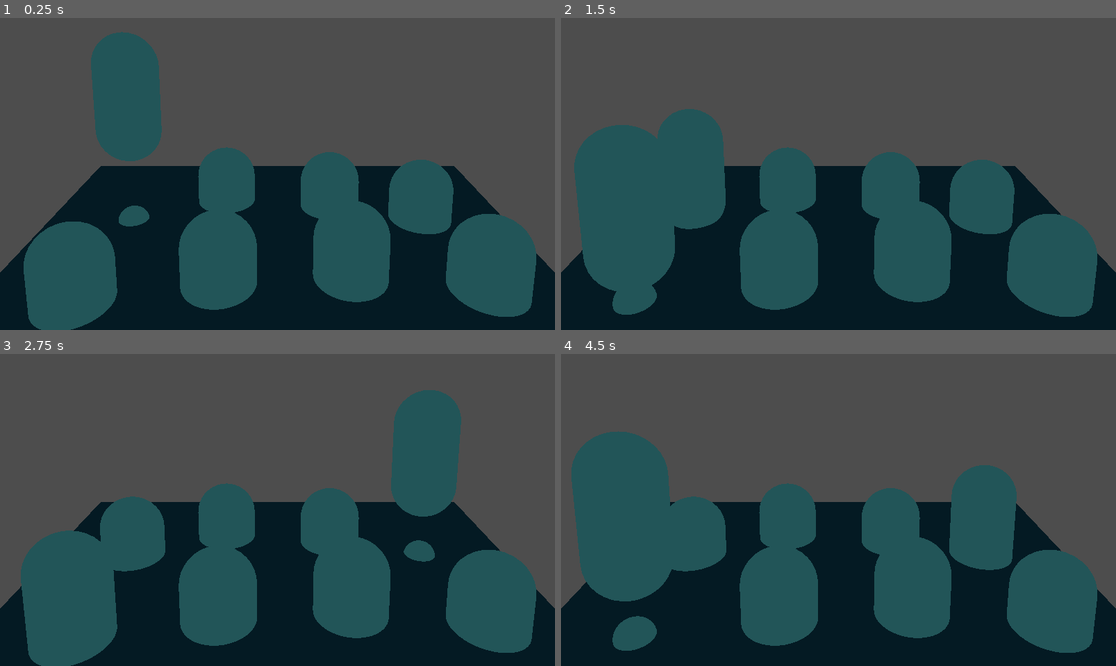
Above: before the commit, frames 1-4 (two rows, left to right).
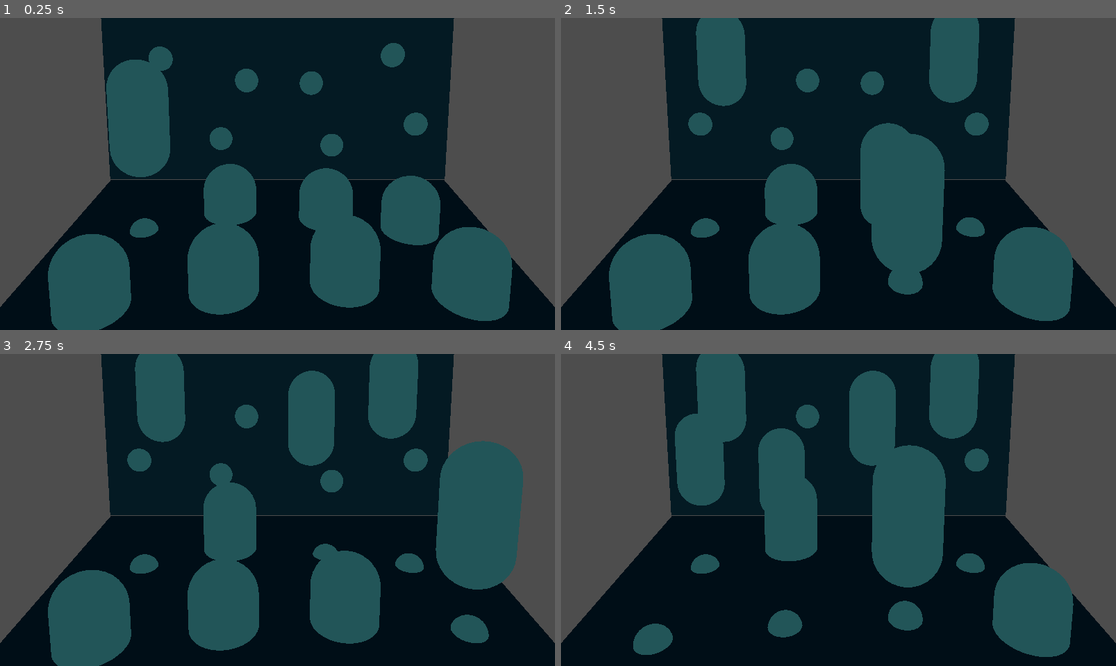
Above: after the commit, the same moments.

Repository: Wake1st/GomiMoni
Game: Godot game, scene res://testing/ui/test_shop.tscn
Two runs of this game, one before a commit and one after it. Both use one fixed random seed, a clock stepped at 60 frames per second and the inputs below. The project has no main scene, so this scene is started directly.
Inputs:
- Up to frame 1 (0.25 s): no input
- Up to frame 2 (1.5 s): tap Enter (ui_accept) at 0.5, 0.77 s; hold Right (ui_right) 0.53-1.28 s; tap X (swap_character_next) at 0.6 s; hold Down (ui_down) from 1.28 s (still down); tap Z (swap_character_prev) at 1.35 s
- Up to frame 3 (2.75 s): tap Enter (ui_accept) at 1.52 s; release Down (ui_down) at 2.03 s; hold Right (ui_right) from 2.03 s (still down); hold 1 from 2.03 s (still down)
- Up to frame 4 (4.5 s): release Right (ui_right) at 2.78 s; release 1 at 2.78 s; hold Up (ui_up) 2.78-3.53 s; tap 2 at 2.85 s; tap Enter (ui_accept) at 3.02, 3.77 s; hold 3 3.53-4.28 s; hold Left (ui_left) from 3.53 s (still down); tap X (swap_character_next) at 4.35 s

The runs differ from the first frame. In frame 1, 39% of the frame differs, in the area x 0-100%, y 0-100%; in frame 2, 48%; in frame 3, 48%; in frame 4, 52%, in the area x 0-100%, y 0-98%.

Commit message:
purchased items move to bought slots

Diff:
--- /dev/null
+++ b/assets/materials/deep.tres
@@ -0,0 +1,5 @@
+[gd_resource type="StandardMaterial3D" format=3 uid="uid://cldctws136eal"]
+
+[resource]
+albedo_color = Color(0.109804, 0.121569, 0.168627, 1)
+metallic_specular = 0.0
--- a/testing/ui/test_shop.tscn
+++ b/testing/ui/test_shop.tscn
@@ -15,6 +15,6 @@
 environment = SubResource("Environment_6525u")
 
 [node name="Camera3D" type="Camera3D" parent="."]
-transform = Transform3D(1, 0, 0, 0, 0.986332, 0.164772, 0, -0.164772, 0.986332, 0, 2.27354, 2.76477)
+transform = Transform3D(1, 0, 0, 0, 0.989394, 0.145254, 0, -0.145254, 0.989394, 0, 2.35546, 2.97583)
 fov = 40.0
 size = 2.25709
--- /dev/null
+++ b/ui/shop/bought_slot.gd
@@ -0,0 +1,21 @@
+class_name BoughtSlot
+extends Node3D
+
+
+const PURCHASE_DURATION: float = 0.6
+
+var item: Trash
+var purchaseTween: Tween
+
+
+func store_item(trash:Trash, initialPosition: Vector3) -> void:
+	item = trash
+
+	# ensure position doesn't shift
+	add_child(trash)
+	trash.global_position = global_position + initialPosition
+
+	# slowly move trash to bought slot
+	purchaseTween = create_tween()
+	purchaseTween.tween_property(trash, "global_position", global_position, PURCHASE_DURATION)
+	purchaseTween.set_ease(Tween.EASE_IN_OUT)
--- /dev/null
+++ b/ui/shop/bought_slot.tscn
@@ -0,0 +1,13 @@
+[gd_scene load_steps=3 format=3 uid="uid://bchrdmdj5c21d"]
+
+[ext_resource type="Script" uid="uid://br1fumylpscv3" path="res://ui/shop/bought_slot.gd" id="1_chm74"]
+
+[sub_resource type="SphereMesh" id="SphereMesh_84h7y"]
+radius = 0.1
+height = 0.2
+
+[node name="BoughtSlot" type="Node3D"]
+script = ExtResource("1_chm74")
+
+[node name="MeshInstance3D" type="MeshInstance3D" parent="."]
+mesh = SubResource("SphereMesh_84h7y")
--- a/ui/shop/shop.gd
+++ b/ui/shop/shop.gd
@@ -3,23 +3,30 @@
 
 
 const SLOTS_PER_ROW: int = 4
-const BUMP_TIME: float = 0.2
+const FOCUS_TIME: float = 0.2
 
 @onready var trashScene = preload("res://ui/shop/trash.tscn")
 @onready var slotsParent: Node = $ShopSlots
+@onready var boughtParent = $BoughtSlots
 
 var trashItems: Array[Trash] = []
 var shopSlots: Array[ShopSlot] = []
+var boughtSlots: Array[BoughtSlot] = []
 
 var focusedIndex: int = 0
 var focusedSlot: ShopSlot
-var bumpTimer: float = BUMP_TIME
+var focusTimer: float = FOCUS_TIME
+
+var itemCount: int
+var isSoldOut: bool = false
 
 
 func _ready():
 	# setup the slots for ui control
 	for child in slotsParent.get_children():
 		shopSlots.push_back(child)
+	for child in boughtParent.get_children():
+		boughtSlots.push_back(child)
 
 	# fill the slots with trash
 	for slot in shopSlots:
@@ -31,32 +38,64 @@
 	focusedSlot = shopSlots[0]
 	focusedSlot.focus()
 
+	# set number of items for sale
+	itemCount = shopSlots.size()
+
 
 func _process(delta):
-	var ui_selection = UIController.get_selection()
-	if ui_selection == UIController.SELECTION.ACCEPT:
-		# do acceptance
-		pass
-	elif ui_selection == UIController.SELECTION.CANCEL:
+	var uiSelection = UIController.get_selection()
+	if uiSelection == UIController.SELECTION.CANCEL:
 		# do cancel
 		pass
 
-	# reduce bump time
-	if bumpTimer > 0.0:
-		bumpTimer -= delta
+	# before any interactions, check the store inventory
+	if isSoldOut:
+		return
 
-	# check focus
-	var ui_direction = UIController.get_direction()
-	if ui_direction != Vector2.ZERO and bumpTimer < 0.0:
-		# set new index
-		focusedIndex += ui_direction.x
-		focusedIndex -= ui_direction.y * SLOTS_PER_ROW
+	# attempt a trash purchase
+	if uiSelection == UIController.SELECTION.ACCEPT:
+		# TODO: validate Moni before purchase
+
+		# move the bought item
+		var boughtSlot = boughtSlots[focusedIndex]
+		var relativePosition = focusedSlot.get_trash_position() - boughtSlot.global_position
+		boughtSlot.store_item(focusedSlot.remove_trash(), relativePosition)
+
+		# shift to a new focus
+		refocus(Vector2(1,0), true)
+
+	# reduce focus timer
+	if focusTimer > 0.0:
+		focusTimer -= delta
+
+	# attempt to focus on new trash
+	var uiDirection = UIController.get_direction()
+	if uiDirection != Vector2.ZERO and focusTimer < 0.0:
+		refocus(uiDirection)
+
+		# reset the focus timer
+		focusTimer = FOCUS_TIME
+
+
+func refocus(direction: Vector2, isPurchased: bool = false) -> void:
+	# iterate index
+	var slotsChecked: int = 0
+	while(true):
+		if slotsChecked < itemCount:
+			slotsChecked += 1
+		else:
+			isSoldOut = true
+			return
+
+		focusedIndex += (direction.x as int)
+		focusedIndex -= (direction.y as int) * SLOTS_PER_ROW
 		focusedIndex %= shopSlots.size()
 
-		# swap focus
+		if !shopSlots[focusedIndex].is_empty():
+			break
+
+	# swap focus
+	if !isPurchased:
 		focusedSlot.unfocus()
-		focusedSlot = shopSlots[focusedIndex]
-		focusedSlot.focus()
-
-		# reset the bump timer
-		bumpTimer = BUMP_TIME
+	focusedSlot = shopSlots[focusedIndex]
+	focusedSlot.focus()
--- a/ui/shop/shop.tscn
+++ b/ui/shop/shop.tscn
@@ -1,19 +1,25 @@
-[gd_scene load_steps=5 format=3 uid="uid://dsknet41108fj"]
+[gd_scene load_steps=8 format=3 uid="uid://dsknet41108fj"]
 
 [ext_resource type="Script" uid="uid://djpfr82erssm1" path="res://ui/shop/shop.gd" id="1_mno6o"]
 [ext_resource type="Material" uid="uid://br2vy14cw0nw1" path="res://assets/materials/floor.tres" id="1_recjj"]
 [ext_resource type="PackedScene" uid="uid://bk8oqfaqpbtul" path="res://ui/shop/shop_slot.tscn" id="3_id86m"]
+[ext_resource type="Material" uid="uid://cldctws136eal" path="res://assets/materials/deep.tres" id="4_n5hkn"]
+[ext_resource type="PackedScene" uid="uid://bchrdmdj5c21d" path="res://ui/shop/bought_slot.tscn" id="5_fre4r"]
 
 [sub_resource type="BoxMesh" id="BoxMesh_ln5ss"]
+size = Vector3(3, 1, 2)
+
+[sub_resource type="BoxMesh" id="BoxMesh_5wpfl"]
 material = ExtResource("1_recjj")
-size = Vector3(3, 1, 2)
+size = Vector3(3, 1.4, 0.1)
 
 [node name="Shop" type="Node3D"]
 script = ExtResource("1_mno6o")
 
-[node name="MeshInstance3D" type="MeshInstance3D" parent="."]
+[node name="Dumpster" type="MeshInstance3D" parent="."]
 transform = Transform3D(1, 0, 0, 0, 0.965926, -0.258819, 0, 0.258819, 0.965926, 0, 1, 0)
 mesh = SubResource("BoxMesh_ln5ss")
+surface_material_override/0 = ExtResource("4_n5hkn")
 
 [node name="ShopSlots" type="Node" parent="."]
 
@@ -40,3 +46,33 @@
 
 [node name="ShopSlot8" parent="ShopSlots" instance=ExtResource("3_id86m")]
 transform = Transform3D(1, 0, 0, 0, 0.999969, -0.00790626, 0, 0.00790626, 0.999969, 1.07753, 1.32, 0.690328)
+
+[node name="Lid" type="MeshInstance3D" parent="."]
+transform = Transform3D(1, 0, 0, 0, 1, 0, 0, 0, 1, 0, 2.44855, -0.86939)
+mesh = SubResource("BoxMesh_5wpfl")
+
+[node name="BoughtSlots" type="Node" parent="."]
+
+[node name="BoughtSlot" parent="BoughtSlots" instance=ExtResource("5_fre4r")]
+transform = Transform3D(1, 0, 0, 0, 1, 0, 0, 0, 1, -0.999261, 2.79888, -0.795254)
+
+[node name="BoughtSlot2" parent="BoughtSlots" instance=ExtResource("5_fre4r")]
+transform = Transform3D(1, 0, 0, 0, 1, 0, 0, 0, 1, -0.26599, 2.61557, -0.795254)
+
+[node name="BoughtSlot3" parent="BoughtSlots" instance=ExtResource("5_fre4r")]
+transform = Transform3D(1, 0, 0, 0, 1, 0, 0, 0, 1, 0.291152, 2.594, -0.795254)
+
+[node name="BoughtSlot4" parent="BoughtSlots" instance=ExtResource("5_fre4r")]
+transform = Transform3D(1, 0, 0, 0, 1, 0, 0, 0, 1, 0.984884, 2.82764, -0.795254)
+
+[node name="BoughtSlot5" parent="BoughtSlots" instance=ExtResource("5_fre4r")]
+transform = Transform3D(1, 0, 0, 0, 1, 0, 0, 0, 1, -1.20774, 2.24174, -0.795254)
+
+[node name="BoughtSlot6" parent="BoughtSlots" instance=ExtResource("5_fre4r")]
+transform = Transform3D(1, 0, 0, 0, 1, 0, 0, 0, 1, -0.496037, 2.11594, -0.795254)
+
+[node name="BoughtSlot7" parent="BoughtSlots" instance=ExtResource("5_fre4r")]
+transform = Transform3D(1, 0, 0, 0, 1, 0, 0, 0, 1, 0.478064, 2.05842, -0.795254)
+
+[node name="BoughtSlot8" parent="BoughtSlots" instance=ExtResource("5_fre4r")]
+transform = Transform3D(1, 0, 0, 0, 1, 0, 0, 0, 1, 1.20774, 2.24174, -0.795254)
--- a/ui/shop/shop_slot.gd
+++ b/ui/shop/shop_slot.gd
@@ -15,6 +15,21 @@
 	trash.global_position = global_position
 
 
+func remove_trash() -> Trash:
+	remove_child(item)
+	var trash:Trash = item
+	item = null
+	return trash
+
+
+func get_trash_position() -> Vector3:
+	return item.global_position
+
+
+func is_empty() -> bool:
+	return item == null
+
+
 func focus() -> void:
 	tween = create_tween()
 	tween.tween_property(item, "position:y", liftDistance, liftDuration)
Not shown, added: ui/shop/bought_slot.gd.uid
